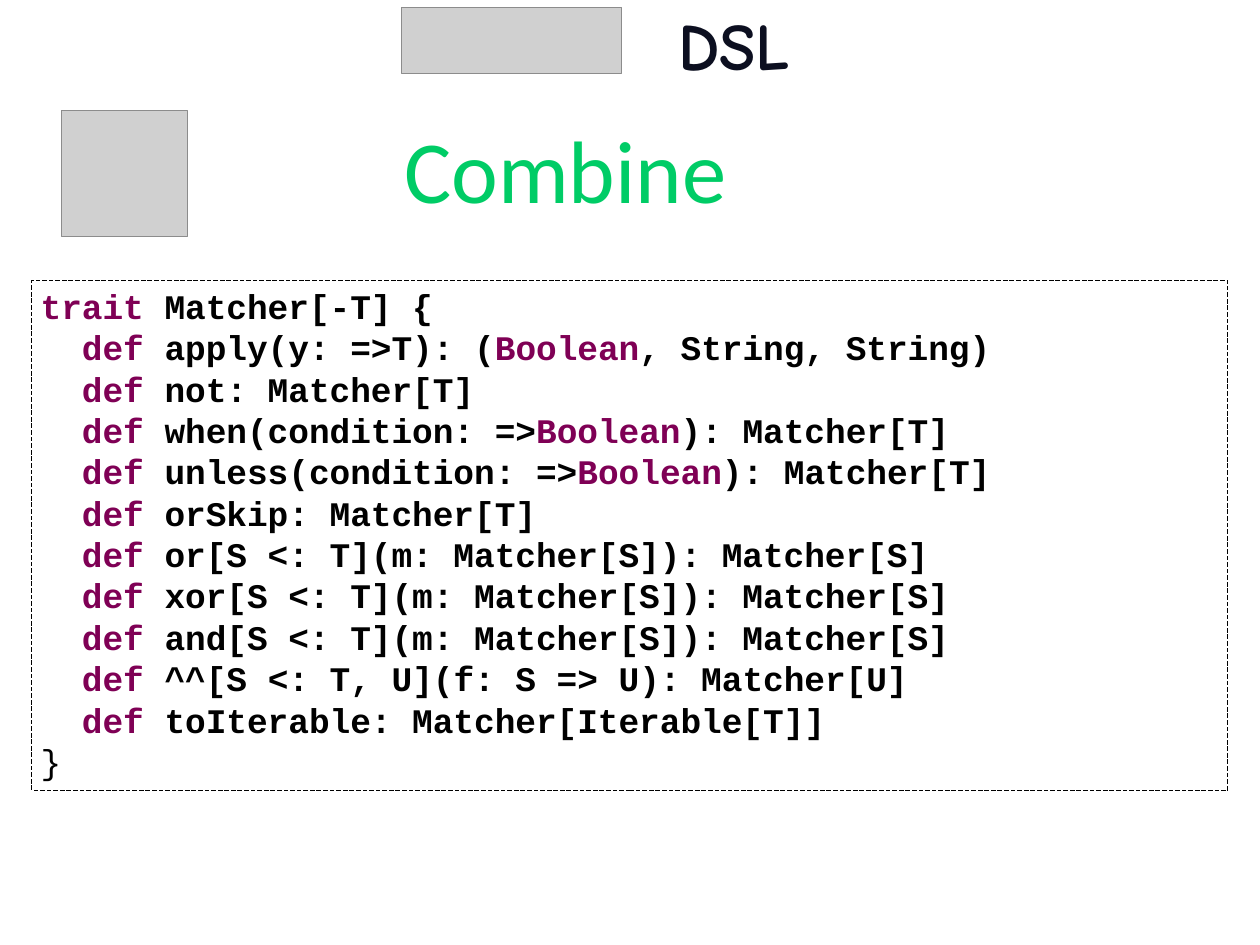
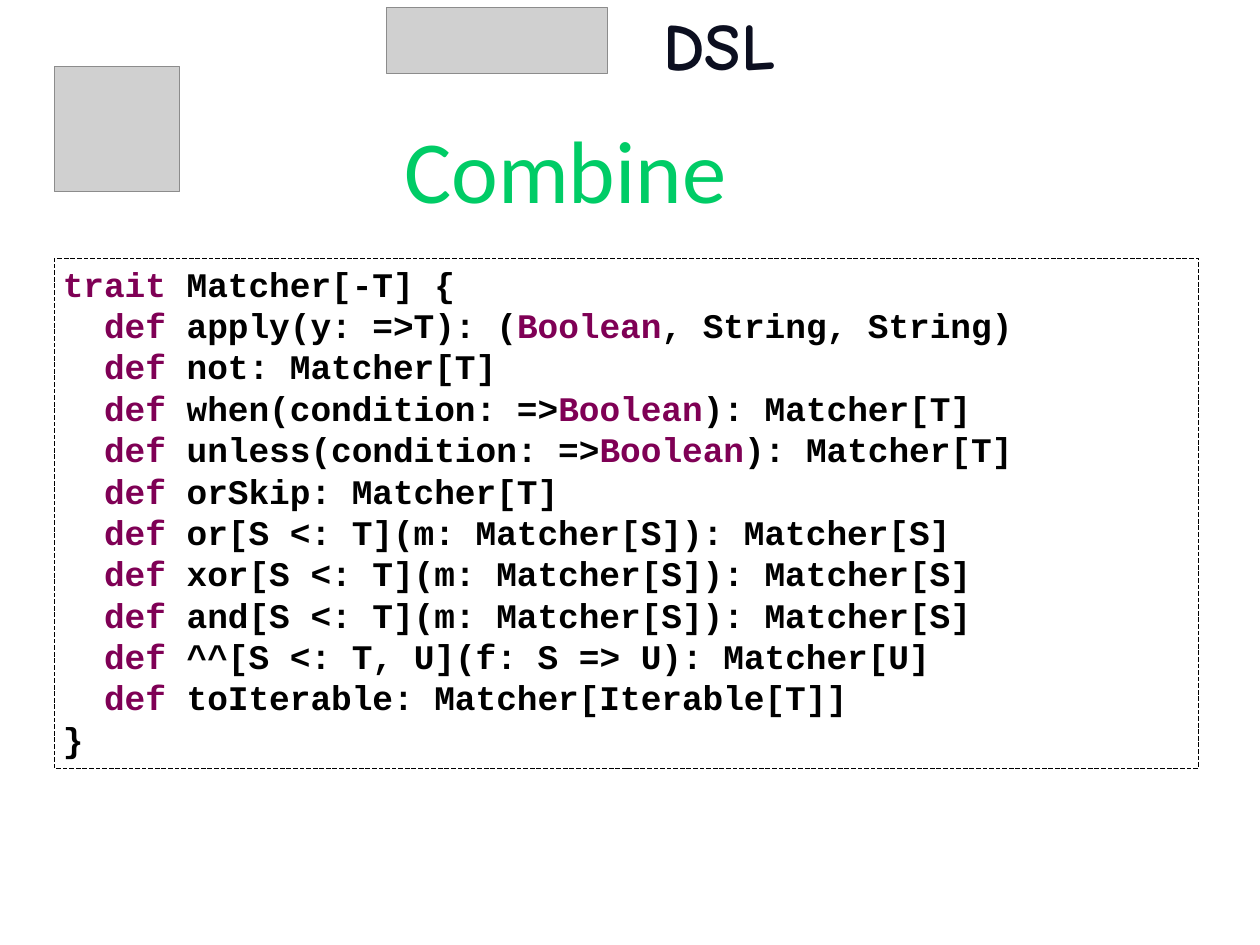
Before and after one commit to etorreborre/oscon-2010, a slide deck: slide 37 of src/main/resources/oscon_2010_specs.pptx. Drawn at 1260x945 pixels with LibreOffice and Linux fonts; fonts in the diff are those of the drawing; grey boxes stand for pictures; background and template pictures are left out. Boxes give left, top, right and bottom in pixels: in the first picture for what was removed or moved away, otherwise in the second. Text is boxed around its words. In the diff, an @@ line names an element or a change of style, - is before the commit and + after.

Commit message:
more formatting

```diff
--- a/src/main/resources/oscon_2010_specs.pptx
+++ b/src/main/resources/oscon_2010_specs.pptx
@@ title "DSL": place and size @@
-title "DSL" at box(678, 25, 790, 71)
+title "DSL" at box(663, 25, 775, 71)
@@ picture: place and size @@
-picture at box(401, 7, 622, 73)
+picture at box(386, 7, 607, 73)
@@ picture: place and size @@
-picture at box(61, 111, 187, 237)
+picture at box(54, 66, 180, 192)
@@ rectangle "trait Matcher[-T] {": place and size @@
-rectangle "trait Matcher[-T] {" at box(32, 281, 1228, 791)
+rectangle "trait Matcher[-T] {" at box(54, 259, 1199, 769)
@@ rectangle "trait Matcher[-T] {" at box(54, 259, 1199, 769): bold on in "}" @@
```
Also in this commit, not shown: 47 other slides changed, 1 slide removed.
